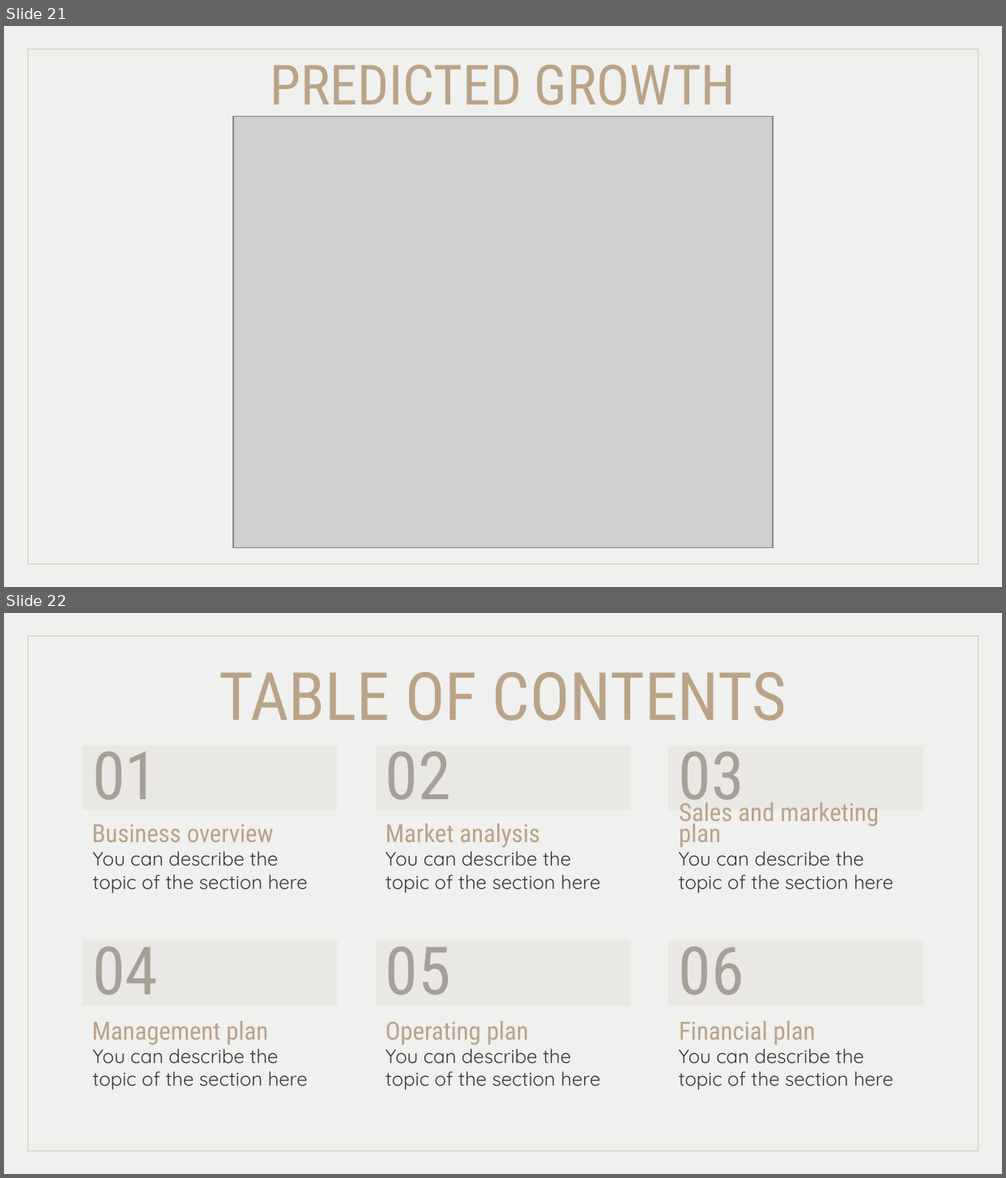
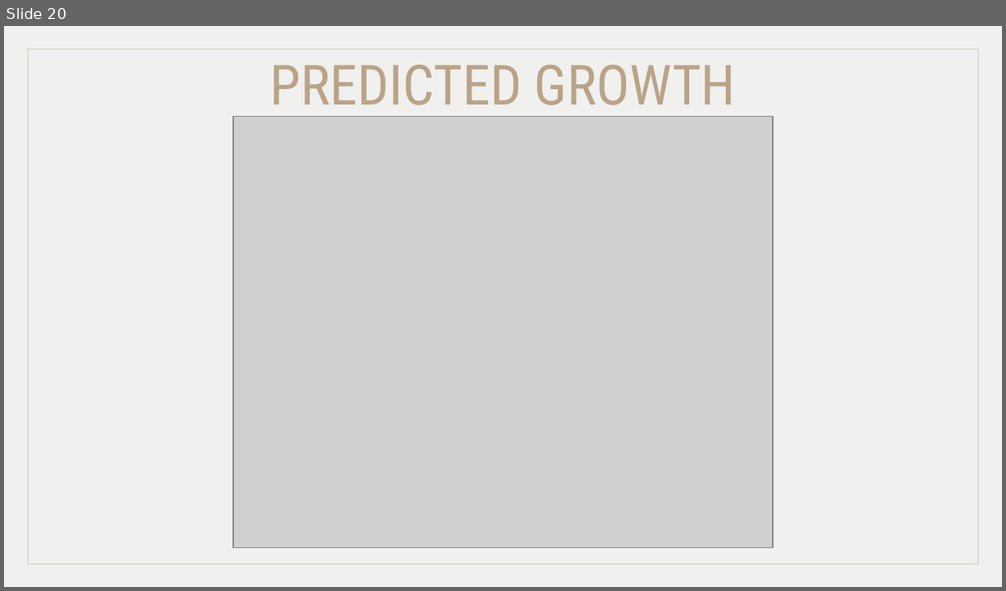
Before and after one commit to MiraPhilip12/Graduation_Project_ESLSCA, a slide deck: Milestone 5/Milestone5_Testing&Evaluation.pptx. Shown one above the other, each under a label of ours: slides 21 and 22 before the commit, slide 20 after it. The pictures are 1006x1178 and 1006x591 pixels, drawn with LibreOffice and Linux fonts; fonts in the diff are those of the drawing; grey boxes stand for pictures. Boxes give left, top, right and bottom in pixels: in the first picture for what was removed or moved away, otherwise in the second. Text is boxed around its words. In the diff, an @@ line names an element or a change of style, - is before the commit and + after.

```diff
--- a/Milestone 5/Milestone5_Testing&Evaluation.pptx
+++ b/Milestone 5/Milestone5_Testing&Evaluation.pptx
@@ slide 22 removed at box(4, 613, 1002, 1174), background #F0F0EE; not listed: 1 template element that a slide beside it also shows @@
@@ title removed at box(219, 672, 786, 721) @@
-TABLE OF CONTENTS
@@ title removed at box(83, 746, 339, 811) @@
-01
@@ title removed at box(375, 746, 631, 811) @@
-02
@@ title removed at box(669, 746, 924, 811) @@
-03
@@ subtitle removed at box(679, 798, 879, 847) @@
-Sales and marketing plan
@@ subtitle removed at box(92, 824, 274, 842) @@
-Business overview
@@ subtitle removed at box(386, 824, 539, 848) @@
-Market analysis
@@ subtitle removed at box(92, 851, 308, 893) @@
-You can describe the topic of the section here
@@ subtitle removed at box(386, 845, 600, 893) @@
-You can describe the topic of the section here
@@ subtitle removed at box(679, 845, 893, 893) @@
-You can describe the topic of the section here
@@ title removed at box(83, 940, 339, 1005) @@
-04
@@ title removed at box(375, 940, 631, 1005) @@
-05
@@ title removed at box(669, 940, 924, 1005) @@
-06
@@ subtitle removed at box(92, 1021, 268, 1046) @@
-Management plan
@@ subtitle removed at box(386, 1021, 529, 1045) @@
-Operating plan
@@ subtitle removed at box(679, 1021, 816, 1045) @@
-Financial plan
@@ subtitle removed at box(92, 1043, 308, 1090) @@
-You can describe the topic of the section here
@@ subtitle removed at box(386, 1043, 600, 1090) @@
-You can describe the topic of the section here
@@ subtitle removed at box(679, 1043, 893, 1090) @@
-You can describe the topic of the section here
@@ what was slide 21 is now slide 20 @@
```
Also in this commit, not shown: 5 slides changed, 24 other slides removed, 2 other files.
